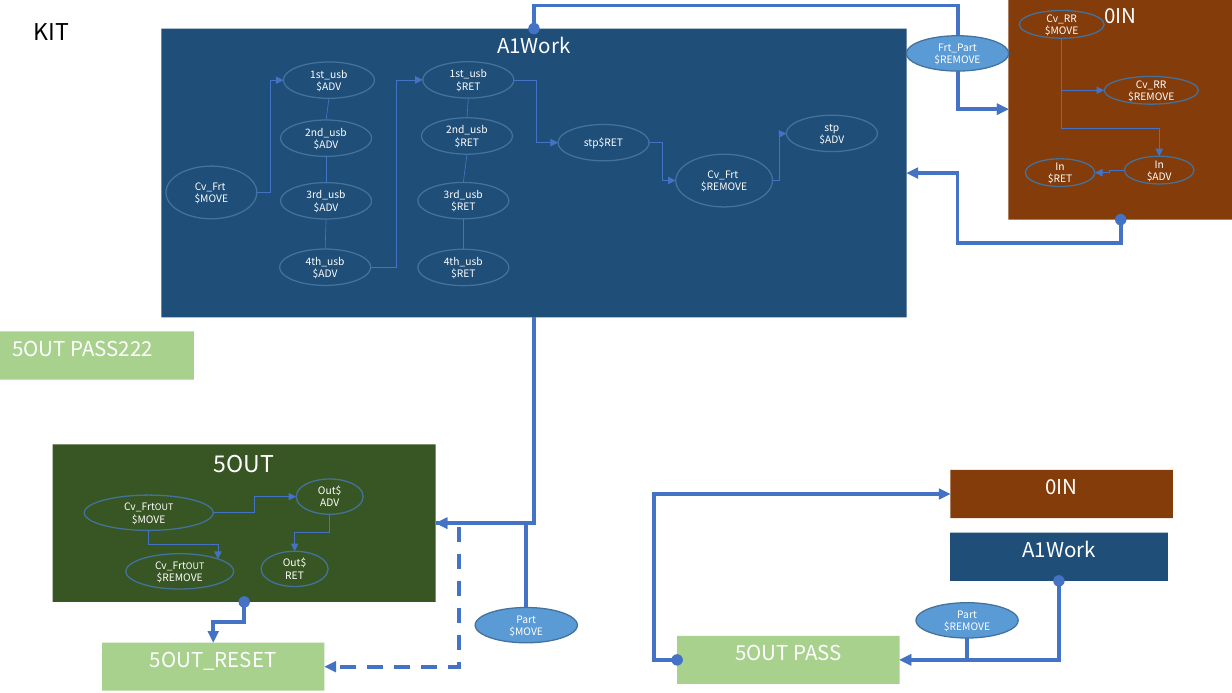
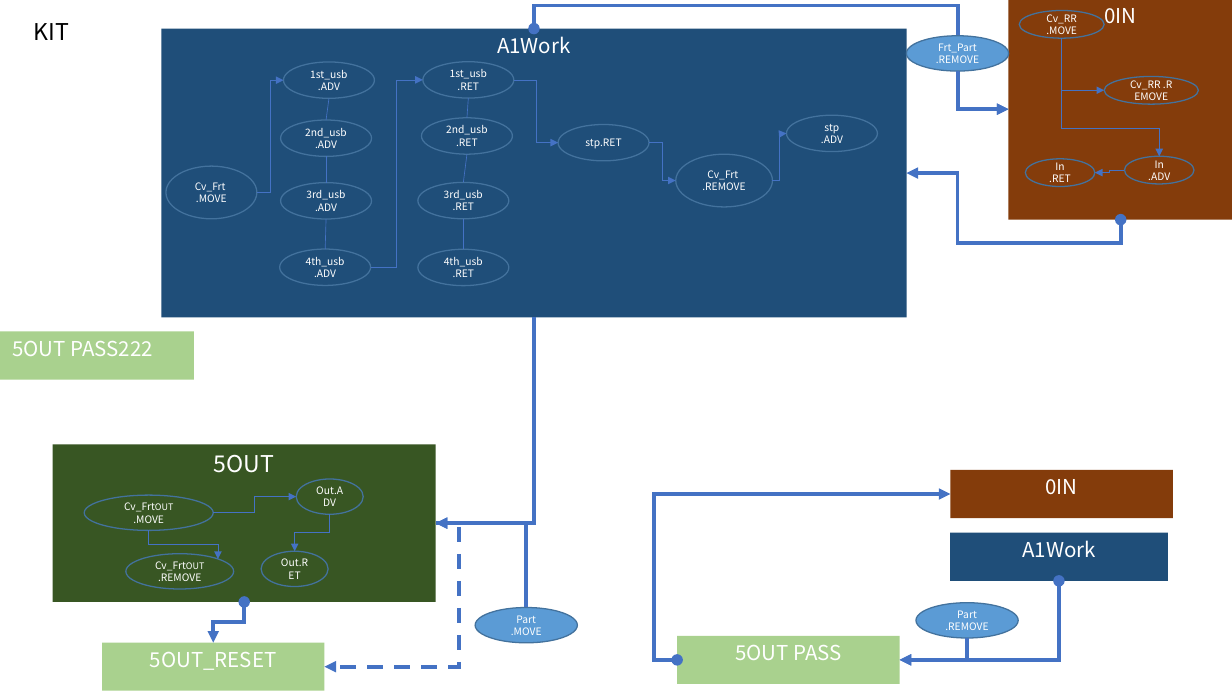
Before and after one commit to DualsoftDev/ds, a slide deck: slide 3 of DsDotNet/src/UnitTest/UnitTest.Model/ImportOfficeExample/demo/ppt/kit.pptx. Drawn at 1232x693 pixels with LibreOffice and Linux fonts; fonts in the diff are those of the drawing. Boxes give left, top, right and bottom in pixels: in the first picture for what was removed or moved away, otherwise in the second. Text is boxed around its words. In the diff, an @@ line names an element or a change of style, - is before the commit and + after.

Commit message:
- kit.pptx: '$' --> '.'

```diff
--- a/DsDotNet/src/UnitTest/UnitTest.Model/ImportOfficeExample/demo/ppt/kit.pptx
+++ b/DsDotNet/src/UnitTest/UnitTest.Model/ImportOfficeExample/demo/ppt/kit.pptx
@@ text in ellipse at <box>1046,26,1077,38</box>: text changed @@
-$MOVE
+.MOVE
@@ text in ellipse at <box>936,55,979,63</box>: text changed @@
-$REMOVE
+.REMOVE
@@ text in ellipse at <box>318,79,340,90</box>: text changed @@
-$ADV
+.ADV
@@ text in ellipse at <box>457,82,479,90</box>: text changed @@
-$RET
+.RET
@@ text in ellipse at <box>1130,77,1161,90</box>: text changed @@
-Cv_RR $REMOVE
+Cv_RR .REMOVE
@@ text in ellipse at <box>315,140,337,148</box>: text changed @@
-$ADV
+.ADV
@@ text in ellipse at <box>456,138,478,146</box>: text changed @@
-$RET
+.RET
@@ text in ellipse at <box>585,138,621,149</box>: text changed @@
-stp$RET
+stp.RET
@@ text in ellipse at <box>821,133,843,143</box>: text changed @@
-$ADV
+.ADV
@@ text in ellipse at <box>1049,174,1071,186</box>: text changed @@
-$RET
+.RET
@@ text in ellipse at <box>1148,172,1170,183</box>: text changed @@
-$ADV
+.ADV
@@ text in ellipse at <box>196,194,227,202</box>: text changed @@
-$MOVE
+.MOVE
@@ text in ellipse at <box>315,203,337,211</box>: text changed @@
-$ADV
+.ADV
@@ text in ellipse at <box>453,202,475,210</box>: text changed @@
-$RET
+.RET
@@ text in ellipse at <box>702,182,745,190</box>: text changed @@
-$REMOVE
+.REMOVE
@@ text in ellipse at <box>314,269,336,277</box>: text changed @@
-$ADV
+.ADV
@@ text in ellipse at <box>453,269,475,277</box>: text changed @@
-$RET
+.RET
@@ text in ellipse at <box>316,486,343,494</box>: text changed @@
-Out$ADV
+Out.ADV
@@ text in ellipse at <box>133,515,164,523</box>: text changed @@
-$MOVE
+.MOVE
@@ text in ellipse at <box>281,558,308,566</box>: text changed @@
-Out$RET
+Out.RET
@@ text in ellipse at <box>158,573,201,581</box>: text changed @@
-$REMOVE
+.REMOVE
@@ text in ellipse at <box>511,627,542,635</box>: text changed @@
-$MOVE
+.MOVE
@@ text in ellipse at <box>945,622,988,630</box>: text changed @@
-$REMOVE
+.REMOVE
```
Also in this commit, not shown: 4 other files.
